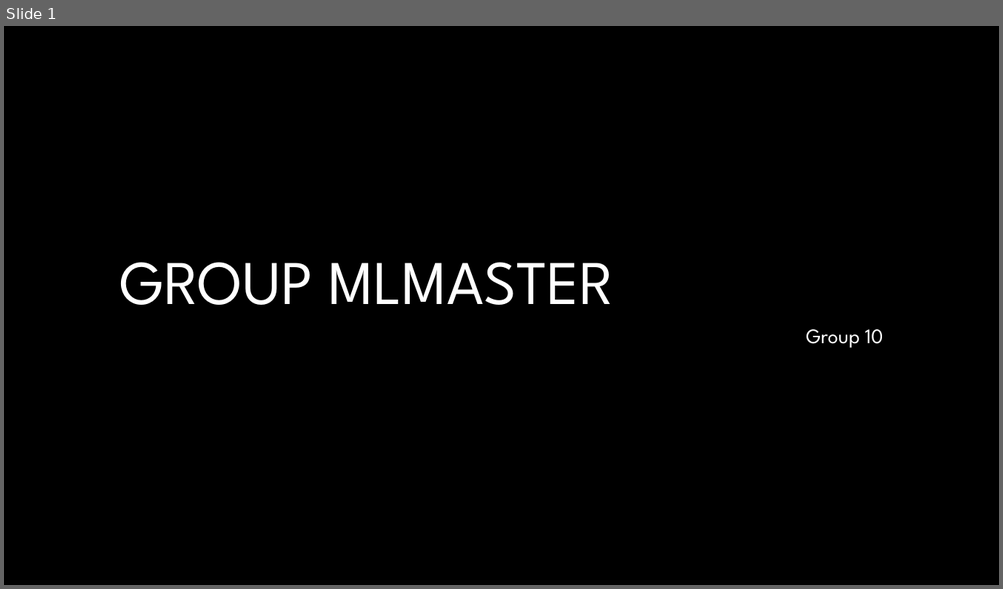
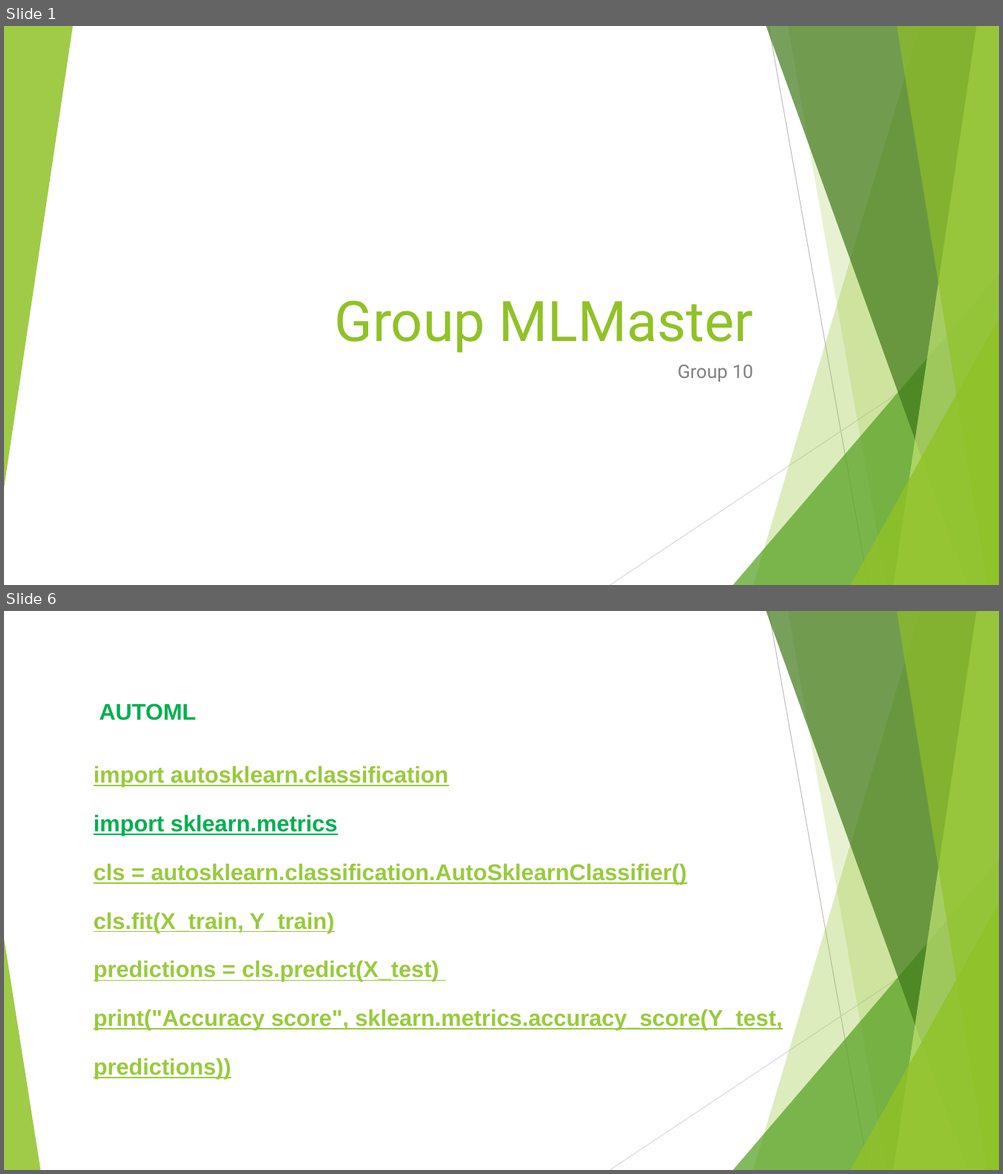
Before and after one commit to tedyyan/MUMMachineLearning, a slide deck: firstProject/GroupMLMaster.pptx. Shown one above the other, each under a label of ours: slide 1 before the commit, slides 1 and 6 after it; the slides between them are not shown. The pictures are 1003x589 and 1003x1174 pixels, drawn with LibreOffice and Linux fonts; fonts in the diff are those of the drawing; background and template pictures are left out. Boxes give left, top, right and bottom in pixels: in the first picture for what was removed or moved away, otherwise in the second. Text is boxed around its words. In the diff, an @@ line names an element or a change of style, - is before the commit and + after.

```diff
--- a/firstProject/GroupMLMaster.pptx
+++ b/firstProject/GroupMLMaster.pptx
@@ slide 6 added at bbox=[4, 611, 999, 1170], background #FFFFFF; not listed: 9 template elements that a slide beside it also shows @@
@@ text added at bbox=[99, 703, 196, 721], 22 pt, text #00B050, bold @@
+AUTOML
@@ text added at bbox=[94, 766, 782, 1079], 22 pt, text #99CA3C, bold, underline @@
+import autosklearn.classification
+import sklearn.metrics
+cls = autosklearn.classification.AutoSklearnClassifier()
+cls.fit(X_train, Y_train)
+predictions = cls.predict(X_test)
+print("Accuracy score", sklearn.metrics.accuracy_score(Y_test, predictions))
@@ triangle added at bbox=[4, 939, 40, 1170], fill #90C226 at 85% opacity @@
@@ slide 1 changed as well @@
@@ background #000000 to #FFFFFF @@
@@ group added at bbox=[4, 26, 999, 585]: 5 freeform shapes, 3 triangles, 2 lines @@
@@ title at bbox=[335, 301, 753, 353]: text changed; size 60 to 54 pt; font League Spartan to Roboto; text colour #FFFFFF to #90C226 @@
-GROUP MLMASTER
+Group MLMaster
@@ subtitle "Group 10": place and size @@
-subtitle "Group 10" at bbox=[805, 329, 883, 348]
+subtitle "Group 10" at bbox=[677, 365, 753, 382]
@@ subtitle "Group 10" at bbox=[677, 365, 753, 382]: size 20 to 18 pt, font League Spartan to Roboto, text colour #FFFFFF to #808080; line spacing 0.9 to 1 @@
```
Also in this commit, not shown: 2 other slides changed, 4 other slides added, 7 slides removed, 3 other files.
